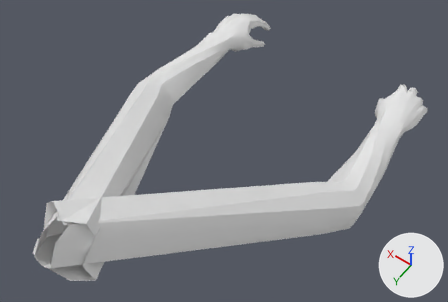
Two versions of the Blender file gimjam2025/Assets/GIMJAM/hands/hands.blend, one commit apart.
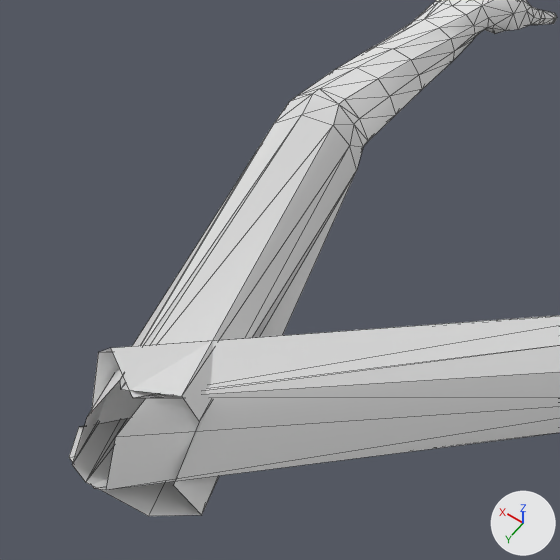
There are two pictures of each version: one whole from a 50 mm camera at (-3.14, 6.16, 7.66) aimed at (-0.12, 1.93, 1.01), one close up on the part from 0% to 59% of the width and 12% to 100% of the height. Every picture has the same lights, and +X, +Y and +Z are marked at lower right. The close-ups show mesh edges as thin lines.

Script lines for the objects in view, before the commit:
```python
me_fps_hadns_v2_001 = bpy.data.meshes.new('fps_hadns_v2.001')
me_fps_hadns_v2_001.from_pydata(...)  # 437 vertices, 859 faces; spans x -0.042..0.202, y -0.16..0.485, z -0.013..0.249
me_fps_hadns_v2_001.polygons.foreach_set('use_smooth', [True] * 859)
me_fps_hadns_v2_003 = bpy.data.meshes.new('fps_hadns_v2.003')
me_fps_hadns_v2_003.from_pydata(...)  # 433 vertices, 851 faces; spans x -0.202..0.042, y -0.16..0.485, z -0.013..0.249
me_fps_hadns_v2_003.polygons.foreach_set('use_smooth', [True] * 851)
ob_hands_001 = bpy.data.objects.new('Hands.001', me_fps_hadns_v2_003)
ob_hands_001.location = (0.0, 0.0, 0.0)
ob_hands_001.scale = (10.0, 10.0, 10.0)
ob_hands_002 = bpy.data.objects.new('Hands.002', me_fps_hadns_v2_001)
ob_hands_002.location = (0.0, 0.0, 0.0)
ob_hands_002.scale = (10.0, 10.0, 10.0)
```
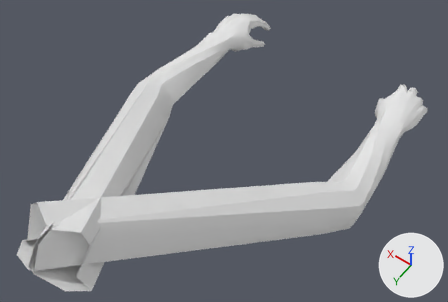
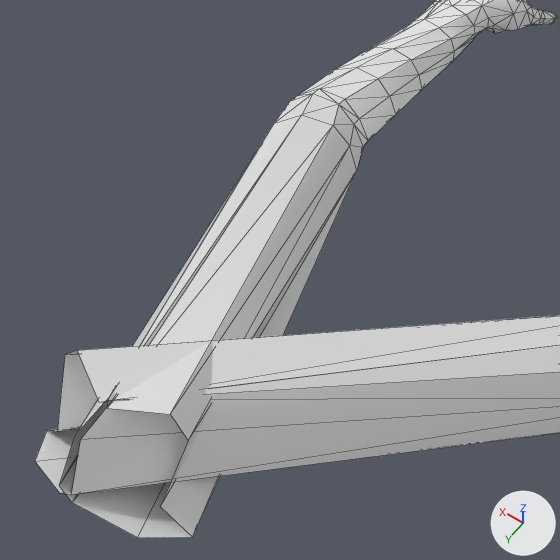
The newer file is also turned or shifted as a whole; pictures and numbers use the older file's frame.

Pixel boxes (x1, y1, x2, y2) of what changed, in the close-ups (560 x 560 px; the box of a moved part takes in the faces that stretch with it):
'Hands.001', reshaped: before (69, 315, 560, 490); after (35, 315, 560, 495)
'Hands.002', reshaped: before (72, 0, 557, 516); after (59, 0, 557, 538)
part 2 of me_fps_hadns_v2_001, moved or reshaped: before (72, 127, 316, 516); after (59, 127, 316, 538)

Diff of the bpy script that builds the scene:
```diff
--- a/gimjam2025/Assets/GIMJAM/hands/hands.blend.py
+++ b/gimjam2025/Assets/GIMJAM/hands/hands.blend.py
@@ me_fps_hadns_v2_003 @@
 me_fps_hadns_v2_003.from_pydata(...)  # 433 vertices, 851 faces; spans x -0.202..0.042, y -0.16..0.485, z -0.013..0.249
 # used by ob_hands_001; location = (0.0, 0.0, 0.0); scale = (10.0, 10.0, 10.0)
+# me_fps_hadns_v2_003 part 1: all 10 vertices in x -0.011..0.042, y 0.437..0.485, z 0.187..0.249 are moved by (0.007, 0.013, 0.007)
@@ me_fps_hadns_v2_001 @@
 me_fps_hadns_v2_001.from_pydata(...)  # 437 vertices, 859 faces; spans x -0.042..0.202, y -0.16..0.485, z -0.013..0.249
 # used by ob_hands_002; location = (0.0, 0.0, 0.0); scale = (10.0, 10.0, 10.0)
+# me_fps_hadns_v2_001 part 2: all 10 vertices in x -0.042..0.011, y 0.437..0.485, z 0.187..0.249 are moved by (-0.007, 0.013, 0.007)
```
